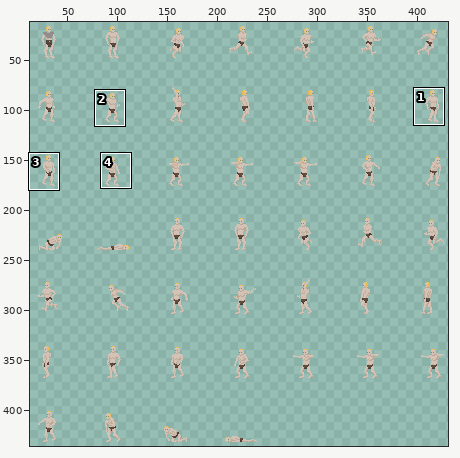
Pixel-art file: Sprites/Player/Equipment/plate_armor.aseprite. Above: a wide view before the commit, with the close-up outlined.
Close-up. Before the edit:
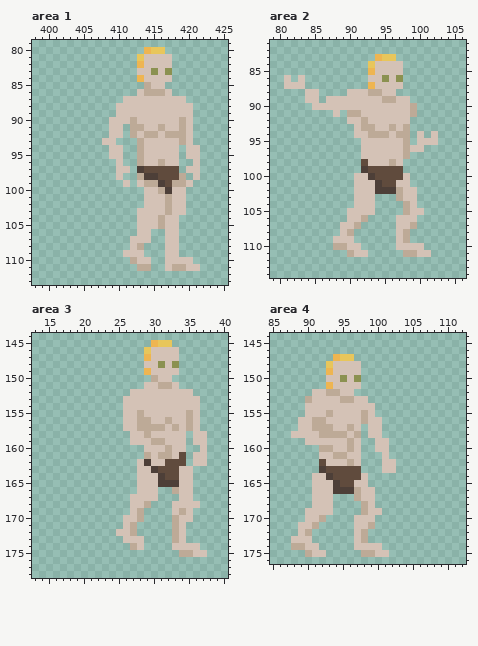
448x448 pixels, 1 frame. Shown: area 1: x 398..425, y 79..113; area 2: x 79..106, y 81..114; area 3: x 13..40, y 144..178; area 4: x 85..112, y 144..176. The wide view leaves out empty margins. The commit also changed other parts of the picture, which this record leaves out.
Once edited:
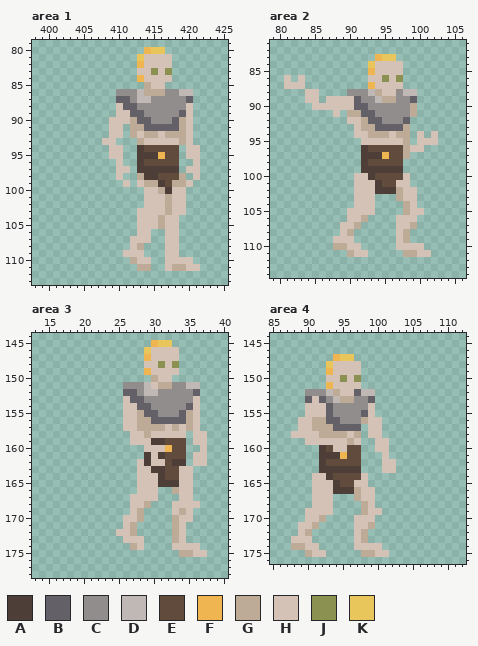
Palette (. is transparent): A #4d3f38  B #636167  C #918d8d  D #bfb8b4  E #604b3d  F #eeb551  G #bdaa97  H #d4c2b6  J #8b9150  K #e8c65b
Diff:
Changed rows in their new state; - is an unchanged pixel.
Area 1, layer "Layer 1":
first column x 410:
 86 CCCD---CCDD
 87 BBCDDCCCCCB
 88 -BBCCCCCCC-
 89 --BBCCCCCB-
 90 ---BBCCCB--
 91 ----BBBBB--
 94 ---AEEEEE--
 95 ---AAAFEE--
 96 ---AEEEEE--
 97 ----AAAAA--
Area 2, layer "Layer 1":
first column x 90:
 88 CCCD---CDD
 89 -BCCD--CCB
 90 -BBCCCCCC-
 91 --BBCCCCC-
 92 ---BBCCCB-
 93 ----BBBB--
 96 --AEEEEE--
 97 --AAAFEE--
 98 --AEEEEE--
 99 ---AAAAA--
Area 3, layer "Layer 1":
first column x 26:
151 CCCD---CCDD
152 BBCDDCCCCCB
153 -BBCCCCCCC-
154 --BBCCCCCB-
155 ---BBCCCB--
156 ----BBBBB--
159 ----AAEEE--
160 ------FEE--
161 ---A-AEE---
162 -------AA--
163 -----A-----
Area 4, layer "Layer 1":
first column x 90:
152 CCCD---BDD
153 B-BCD--CCB
154 ---BCCCCC-
155 ---BCCCCB-
156 ---BBCCC--
157 ----BBBB--
160 --AE--EE--
161 --AAAFEE--
162 --AEEEEE--
163 ---AAAAA--
